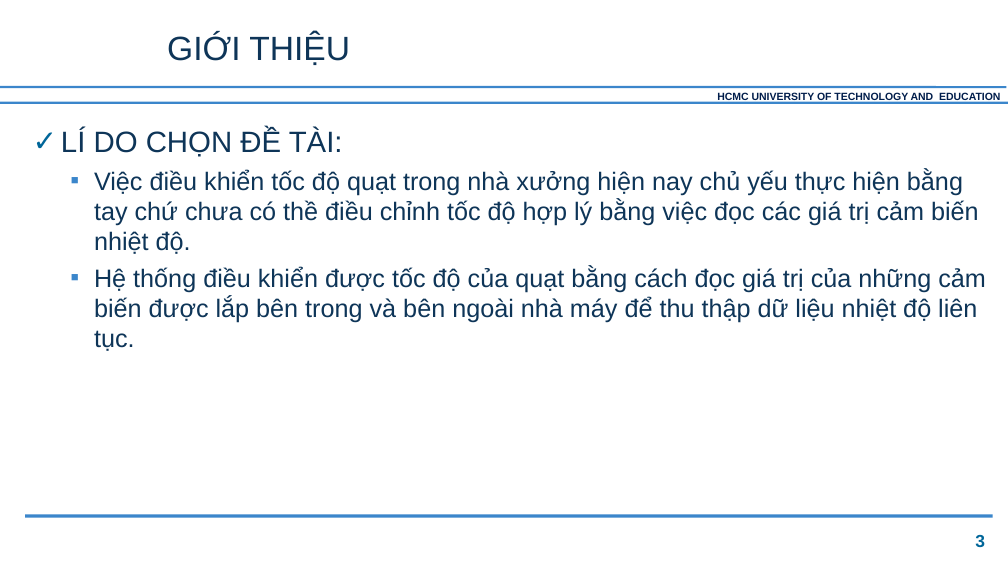
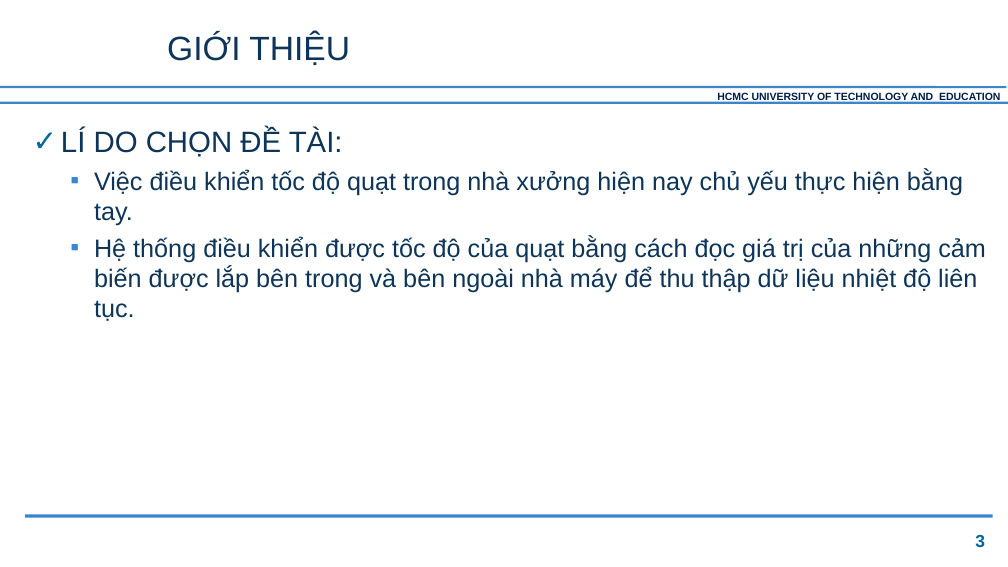
Before and after one commit to Baopqspkt/Report_Mater, a slide deck: slide 3 of 2020/HK1/XU_LY_TIN_HIEU_NANG_CAO/Btap/Report_PhamQuocBao/Power-point/XU_LY_TIN_HIEU_NC.ppt. Drawn at 1008x567 pixels with LibreOffice and Linux fonts; fonts in the diff are those of the drawing; background and template pictures are left out. Boxes give left, top, right and bottom in pixels: in the first picture for what was removed or moved away, otherwise in the second. Text is boxed around its words. In the diff, an @@ line names an element or a change of style, - is before the commit and + after.

```diff
--- a/2020/HK1/XU_LY_TIN_HIEU_NANG_CAO/Btap/Report_PhamQuocBao/Power-point/XU_LY_TIN_HIEU_NC.ppt
+++ b/2020/HK1/XU_LY_TIN_HIEU_NANG_CAO/Btap/Report_PhamQuocBao/Power-point/XU_LY_TIN_HIEU_NC.ppt
@@ text at box(94, 169, 963, 226): text changed @@
-  ▪ Việc điều khiển tốc độ quạt trong nhà xưởng hiện nay chủ yếu thực hiện bằng tay chứ chưa có thề điều chỉnh tốc độ hợp lý bằng việc đọc các giá trị cảm biến nhiệt độ.
+  ▪ Việc điều khiển tốc độ quạt trong nhà xưởng hiện nay chủ yếu thực hiện bằng tay.
```
Also in this commit, not shown: 1 other slide changed, 2 other files.
